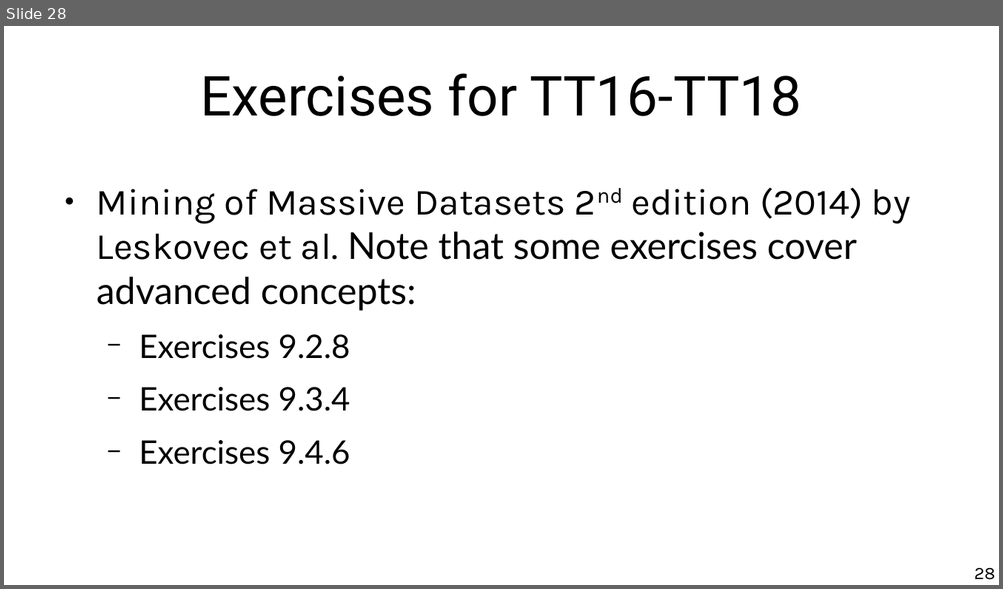
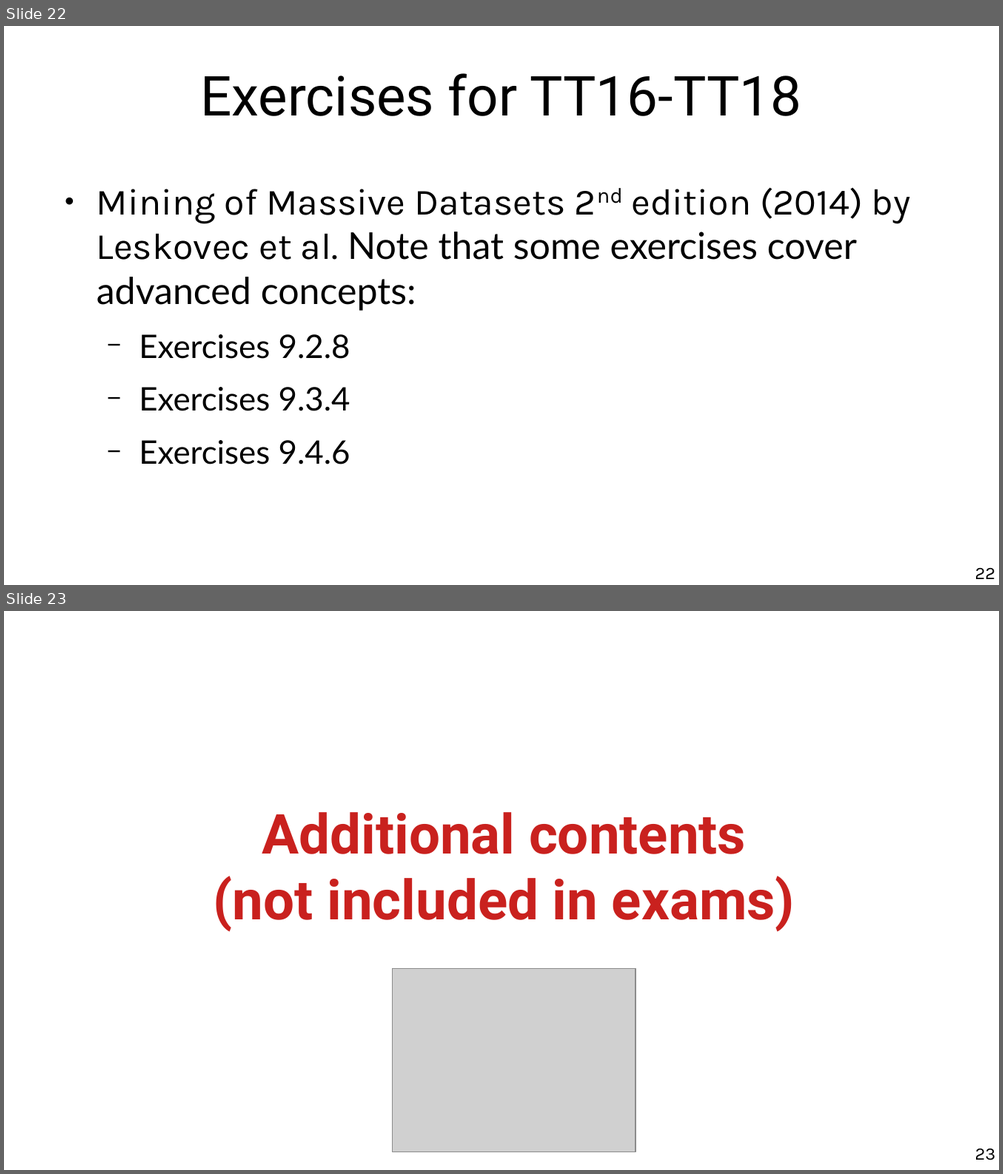
Before and after one commit to marco-calautti/data-mining-course, a slide deck: theory/odp/tt18_latent_factors_recommenders.odp. Shown one above the other, each under a label of ours: slide 28 before the commit, slides 22 and 23 after it. The pictures are 1003x589 and 1003x1174 pixels, drawn with LibreOffice and Linux fonts; fonts in the diff are those of the drawing; grey boxes stand for pictures. Boxes give left, top, right and bottom in pixels: in the first picture for what was removed or moved away, otherwise in the second. Text is boxed around its words. In the diff, an @@ line names an element or a change of style, - is before the commit and + after.

```diff
--- a/theory/odp/tt18_latent_factors_recommenders.odp
+++ b/theory/odp/tt18_latent_factors_recommenders.odp
@@ slide 23 added at <box>4,611,999,1170</box>, background #FFFFFF @@
@@ title added at <box>213,812,794,932</box>, 44 pt, text #C9211E, bold @@
+Additional contents
+(not included in exams)
@@ picture added at <box>392,969,636,1153</box> @@
@@ page number added at <box>975,1149,996,1161</box>, 14 pt, text #000000 @@
+23
@@ what was slide 28 is now slide 22 @@
@@ page number at <box>975,568,995,580</box>: text changed @@
-28
+22
```
Also in this commit, not shown: 5 slides changed, 1 other file.
